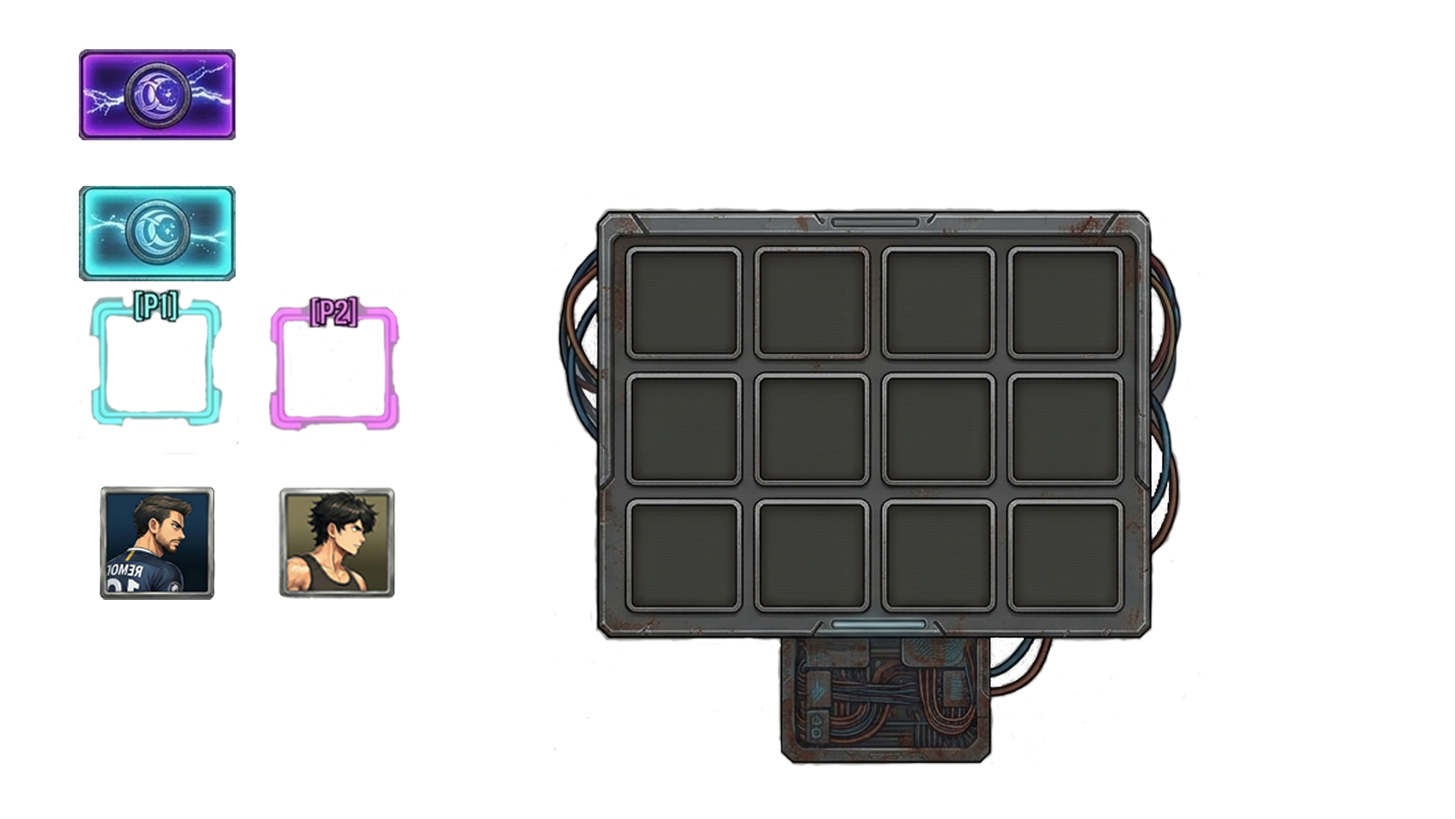
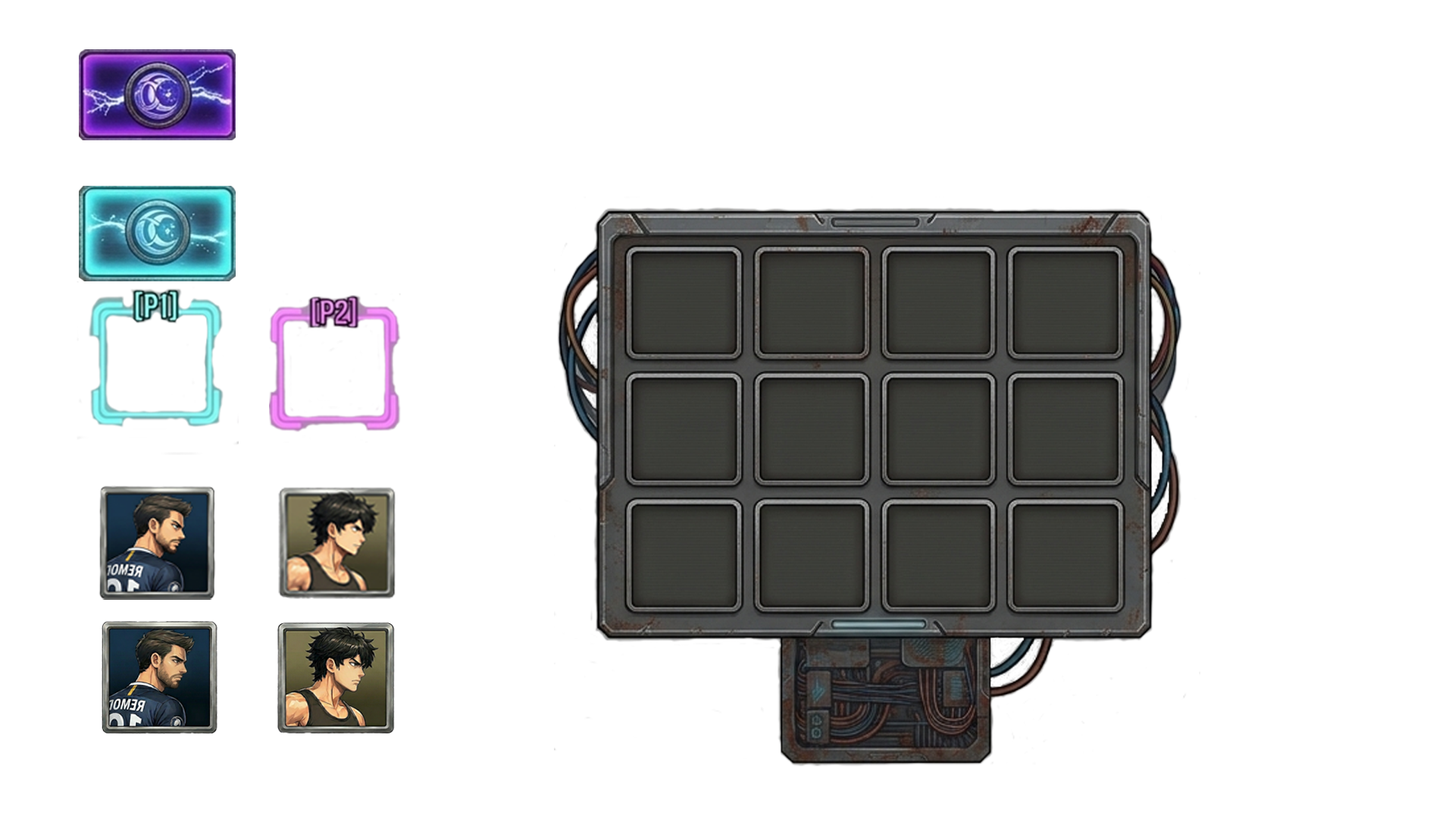
Revision of a layered 1455x819 image; what changed, layer by layer:
added layer "Camada 9" above "Camada 5" over [100, 620, 218, 734]
added layer "Camada 8" above "Gemini_Generated_Image_nhj9krnhj9krnhj9" over [276, 621, 395, 734]
